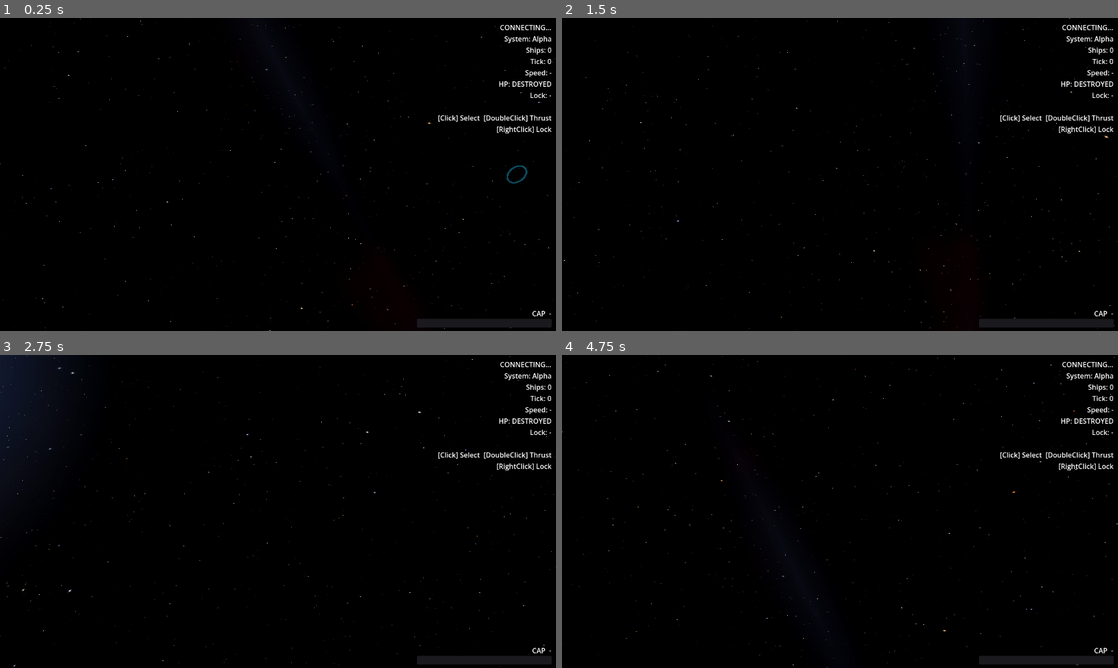
Above: before the commit, frames 1-4 (two rows, left to right).
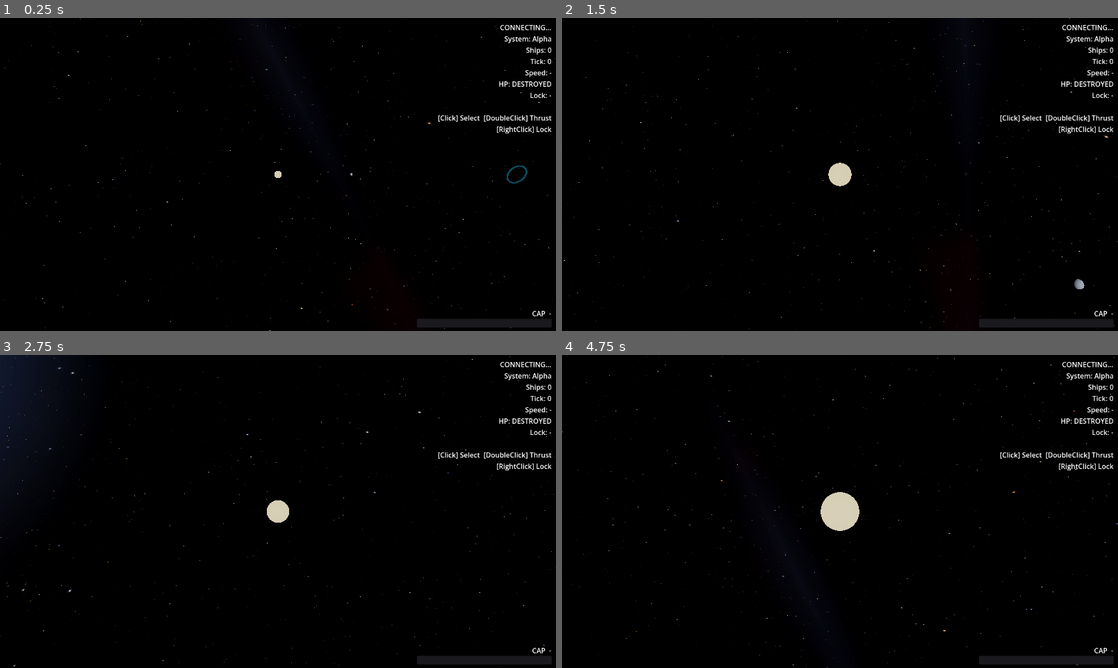
Above: after the commit, the same moments.

Repository: naoki-cpp/Dawn
Game: Godot game, scene res://scenes/main.tscn
Two runs of this game, one before a commit and one after it. Both use one fixed random seed, a clock stepped at 60 frames per second and the inputs below.
Inputs (mouse positions are in pixels of both pictures, inside the frame that each line leads up to):
- Up to frame 1 (0.25 s): no input
- Up to frame 2 (1.5 s): tap Enter at 0.5 s; move the mouse to (812, 237) at 0.52 s; hold W 0.53-1.25 s; tap J at 0.6 s; click (812, 237) at 0.67 s; drag from (1006, 221) to (812, 237) at 1.27 s
- Up to frame 3 (2.75 s): move the mouse to (111, 464) at 2.02 s; hold A from 2.03 s (still down); tap J at 2.1 s; click (111, 464) at 2.17 s
- Up to frame 4 (4.75 s): release A at 2.75 s; drag from (867, 511) to (673, 464) at 2.77 s; move the mouse to (756, 433) at 3.52 s; hold S 3.53-4.25 s; tap J at 3.6 s; click (756, 433) at 3.67 s; drag from (962, 495) to (756, 433) at 4.27 s

The runs differ from the first frame. In frame 1, less than 0.1% of the frame differs, in the area x 49-64%, y 48-52%; in frame 2, 0.3%; in frame 3, 0.2%; in frame 4, 0.7%, in the area x 46-54%, y 43-57%.

Commit message:
feat(client): celestial bodies, sun shader, and warp-to-body input (ADR-0025)
- Spawn star and planet markers for each body in the current star system.
- Render a star disc, inner corona, and outer glow in space_sky.gdshader
  driven by sun_direction / sun_active / sun_color shader params.
- Update sun_direction each frame from player ship position toward the
  local star so the sky responds to movement.
- Left-click to select a celestial body; W key warps to it using the new
  WarpTarget::Body wire format.
- connection.gd: add send_warp_to_body_command(); update send_warp_command
  to emit {"target":{"Gate":N}} instead of legacy {"gate_id":N}.
- Reset body selection and re-spawn body markers on star system change.

Co-Authored-By: Claude Sonnet 4.6 <noreply@anthropic.com>

Diff:
--- a/client/scenes/main.tscn
+++ b/client/scenes/main.tscn
@@ -29,6 +29,8 @@
 [node name="Ships" type="Node3D" parent="World"]
 
 [node name="Gates" type="Node3D" parent="World"]
+
+[node name="Bodies" type="Node3D" parent="World"]
 
 [node name="HUD" type="CanvasLayer" parent="."]
 
--- a/client/scripts/connection.gd
+++ b/client/scripts/connection.gd
@@ -158,14 +158,24 @@
 		"gate_id": p_gate_id,
 	}) + "\n")
 
-## [W キー] ワープ（短距離 Fold）。選択したゲートへ高速移動する（ADR-0022）。
+## [W key] Warp (short-range Fold) to a Jump Gate (ADR-0022/ADR-0025).
 func send_warp_command(p_ship_id: int, p_gate_id: int) -> void:
 	if not _welcomed:
 		return
 	_ws.send_text(JSON.stringify({
 		"type"   : "WarpCommand",
 		"ship_id": p_ship_id,
-		"gate_id": p_gate_id,
+		"target" : { "Gate": p_gate_id },
+	}) + "\n")
+
+## [W key] Warp (short-range Fold) to a celestial body (ADR-0025).
+func send_warp_to_body_command(p_ship_id: int, p_body_id: int) -> void:
+	if not _welcomed:
+		return
+	_ws.send_text(JSON.stringify({
+		"type"   : "WarpCommand",
+		"ship_id": p_ship_id,
+		"target" : { "Body": p_body_id },
 	}) + "\n")
 
 func is_connected_to_server() -> bool:
--- a/client/scripts/main.gd
+++ b/client/scripts/main.gd
@@ -15,6 +15,7 @@
 @onready var _connection  : Node        = $Connection
 @onready var _ships_root  : Node3D      = $World/Ships
 @onready var _gates_root  : Node3D      = $World/Gates
+@onready var _bodies_root : Node3D      = $World/Bodies
 @onready var _stats_label : Label       = $HUD/StatsLabel
 @onready var _cap_label   : Label       = $HUD/CapLabel
 @onready var _cap_bar     : ProgressBar = $HUD/CapBar
@@ -98,8 +99,29 @@
 ]
 const STAR_SYSTEM_NAMES := ["Alpha", "Beta", "Gamma"]
 
+## Celestial bodies per star system (ADR-0025). Mirrors star_map.rs.
+## spectral_type: 0=O(blue) … 0.6=G(yellow/Sun) … 1=M(red). Planets use 0.
+## Scale: 1 unit = 10,000 km  →  1 AU ≈ 15,000 units.
+## Forge: Earth orbit (1.0 AU), Haven: Mars orbit (1.52 AU), Bastion: Venus orbit (0.72 AU).
+const CELESTIAL_BODIES := {
+	"Alpha": [
+		{"body_id": 0, "kind": "Star",   "name": "Helios",  "position": Vector3(0.0,       0.0, 0.0),     "radius": 15_000.0, "spectral_type": 0.60},
+		{"body_id": 1, "kind": "Planet", "name": "Forge",   "position": Vector3(15_000.0,  0.0, 0.0),     "radius":  3_500.0, "spectral_type": 0.0},
+	],
+	"Beta": [
+		{"body_id": 2, "kind": "Star",   "name": "Aegis",   "position": Vector3(0.0,       0.0, 0.0),     "radius": 12_000.0, "spectral_type": 0.30},
+		{"body_id": 3, "kind": "Planet", "name": "Haven",   "position": Vector3(-21_600.0, 0.0, 7_200.0), "radius":  4_500.0, "spectral_type": 0.0},
+	],
+	"Gamma": [
+		{"body_id": 4, "kind": "Star",   "name": "Crimson", "position": Vector3(0.0,       0.0, 0.0),     "radius": 18_000.0, "spectral_type": 0.85},
+		{"body_id": 5, "kind": "Planet", "name": "Bastion", "position": Vector3(10_000.0,  0.0, -4_000.0),"radius":  3_000.0, "spectral_type": 0.0},
+	],
+}
+
 var _current_system_name : String = "Alpha"
 var _nearby_gate_id      : int    = -1  ## -1 = no gate in range
+var _selected_body_id    : int    = -1  ## -1 = no body selected
+var _sky_mat             : ShaderMaterial = null  ## reference kept for sun_direction updates
 var _jump_notice         : String = ""
 var _jump_notice_timer   : float  = 0.0
 ## Pre-computed warp arrival position in server coords.
@@ -127,9 +149,11 @@
 	_setup_cap_bar()
 	_update_hud()
 	_spawn_gate_markers()
+	_spawn_body_markers()
 
 func _process(delta: float) -> void:
 	_update_gate_proximity()
+	_update_sun_direction()
 	if _jump_notice_timer > 0.0:
 		_jump_notice_timer -= delta
 		if _jump_notice_timer <= 0.0:
@@ -176,6 +200,134 @@
 		label.no_depth_test    = true
 		label.modulate         = Color(0.2, 0.8, 1.0)
 		marker.add_child(label)
+
+## Spawn visual nodes for all celestial bodies in the current star system
+## (stars + planets, ADR-0025). Re-called on system change.
+func _spawn_body_markers() -> void:
+	if _bodies_root == null:
+		return
+	for child: Node in _bodies_root.get_children():
+		child.queue_free()
+	_selected_body_id = -1
+
+	var bodies: Array = CELESTIAL_BODIES.get(_current_system_name, []) as Array
+	for entry: Variant in bodies:
+		var b: Dictionary = entry as Dictionary
+		var b_id    : int     = b.get("body_id",      -1) as int
+		var kind    : String  = b.get("kind",          "") as String
+		var name_str: String  = b.get("name",          "") as String
+		var b_pos   : Vector3 = b.get("position", Vector3.ZERO) as Vector3
+		var radius  : float   = b.get("radius",       1.0) as float
+		var spec    : float   = b.get("spectral_type", 0.0) as float
+
+		## Convert server coords → Godot (note -Z inversion).
+		var godot_pos : Vector3 = Vector3(b_pos.x, b_pos.y, -b_pos.z) * WORLD_SCALE
+
+		var marker: Node3D = Node3D.new()
+		marker.position = godot_pos
+		marker.set_meta("body_id",   b_id)
+		marker.set_meta("body_kind", kind)
+		marker.set_meta("body_pos",  b_pos)  ## server coords, kept for sun direction
+		_bodies_root.add_child(marker)
+
+		## Visual sphere.
+		var mesh_inst: MeshInstance3D = MeshInstance3D.new()
+		var sphere: SphereMesh = SphereMesh.new()
+		if kind == "Star":
+			## Stars: bright emissive sphere, visual radius = 5% of logical radius.
+			sphere.radius = radius * WORLD_SCALE * 0.05
+			sphere.height = sphere.radius * 2.0
+			var star_col: Color = _spectral_color(spec)
+			var mat: StandardMaterial3D = StandardMaterial3D.new()
+			mat.albedo_color              = star_col
+			mat.emission_enabled          = true
+			mat.emission                  = star_col
+			mat.emission_energy_multiplier = 8.0
+			mat.shading_mode              = BaseMaterial3D.SHADING_MODE_UNSHADED
+			mesh_inst.material_override   = mat
+		else:
+			## Planets: solid matte sphere, visual radius = 8% of logical radius.
+			sphere.radius = radius * WORLD_SCALE * 0.08
+			sphere.height = sphere.radius * 2.0
+			var mat: StandardMaterial3D = StandardMaterial3D.new()
+			mat.albedo_color = Color(0.45, 0.50, 0.60)
+			mat.roughness    = 0.85
+			mat.metallic     = 0.1
+			mesh_inst.material_override = mat
+		mesh_inst.mesh = sphere
+		marker.add_child(mesh_inst)
+
+		## Name label.
+		var label: Label3D = Label3D.new()
+		label.text        = name_str
+		label.position    = Vector3(0.0, sphere.radius * 1.4, 0.0)
+		label.billboard   = BaseMaterial3D.BILLBOARD_ENABLED
+		label.no_depth_test = true
+		label.modulate    = Color(1.0, 0.9, 0.6) if kind == "Star" else Color(0.7, 0.8, 1.0)
+		marker.add_child(label)
+
+## Returns a linear-light RGB colour for a blackbody spectral type [0..1].
+## Mirrors spectral_color() in space_sky.gdshader.
+func _spectral_color(t: float) -> Color:
+	var r: float; var g: float; var b: float
+	if t < 0.10:
+		r = lerp(0.55, 0.65, t / 0.10);        g = lerp(0.65, 0.76, t / 0.10);        b = 1.00
+	elif t < 0.25:
+		r = lerp(0.65, 0.88, (t-0.10)/0.15);   g = lerp(0.76, 0.93, (t-0.10)/0.15);   b = 1.00
+	elif t < 0.40:
+		r = lerp(0.88, 1.00, (t-0.25)/0.15);   g = lerp(0.93, 0.99, (t-0.25)/0.15);   b = lerp(1.00, 0.94, (t-0.25)/0.15)
+	elif t < 0.55:
+		r = 1.00;                               g = lerp(0.99, 0.95, (t-0.40)/0.15);   b = lerp(0.94, 0.82, (t-0.40)/0.15)
+	elif t < 0.68:
+		r = 1.00;                               g = lerp(0.95, 0.85, (t-0.55)/0.13);   b = lerp(0.82, 0.58, (t-0.55)/0.13)
+	elif t < 0.83:
+		r = 1.00;                               g = lerp(0.85, 0.64, (t-0.68)/0.15);   b = lerp(0.58, 0.32, (t-0.68)/0.15)
+	else:
+		r = 1.00;                               g = lerp(0.64, 0.40, (t-0.83)/0.17);   b = lerp(0.32, 0.18, (t-0.83)/0.17)
+	return Color(r, g, b)
+
+## Update the sky shader's sun_direction each frame so the star appears in the
+## correct direction relative to the player ship (ADR-0025).
+func _update_sun_direction() -> void:
+	if _sky_mat == null or _player_ship_id < 0 or not _ships.has(_player_ship_id):
+		return
+	var bodies: Array = CELESTIAL_BODIES.get(_current_system_name, []) as Array
+	var star_pos: Vector3 = Vector3.ZERO
+	var found: bool = false
+	for entry: Variant in bodies:
+		var b: Dictionary = entry as Dictionary
+		if (b.get("kind", "") as String) == "Star":
+			star_pos = b.get("position", Vector3.ZERO) as Vector3
+			found    = true
+			break
+	if not found:
+		_sky_mat.set_shader_parameter("sun_active", 0.0)
+		return
+
+	## Player position in server units (undo WORLD_SCALE + Z inversion).
+	var ship_node   : Node3D = _ships[_player_ship_id] as Node3D
+	var ship_godot  : Vector3 = ship_node.global_position
+	var ship_server : Vector3 = Vector3(ship_godot.x, ship_godot.y, -ship_godot.z) / WORLD_SCALE
+
+	## Direction from ship toward star in server coords; map to Godot world space.
+	var diff : Vector3 = star_pos - ship_server
+	if diff.length_squared() < 1.0:
+		_sky_mat.set_shader_parameter("sun_active", 0.0)
+		return
+	## Apply same coord mapping (Z inversion) so shader direction matches world.
+	var godot_dir : Vector3 = Vector3(diff.x, diff.y, -diff.z).normalized()
+	_sky_mat.set_shader_parameter("sun_direction", godot_dir)
+	_sky_mat.set_shader_parameter("sun_active",    1.0)
+
+	## Sun colour from the star's spectral type.
+	var spec: float = 0.60
+	for entry: Variant in bodies:
+		var b: Dictionary = entry as Dictionary
+		if (b.get("kind", "") as String) == "Star":
+			spec = b.get("spectral_type", 0.60) as float
+			break
+	var sun_col: Color = _spectral_color(spec)
+	_sky_mat.set_shader_parameter("sun_color", Vector3(sun_col.r, sun_col.g, sun_col.b))
 
 ## Tracks whether the player ship is within activation range of a Jump Gate
 ## (ADR-0009). Distance is computed in server units (Godot units / WORLD_SCALE).
@@ -235,11 +387,16 @@
 			if _selected_target_id >= 0:
 				_connection.send_approach_command(_player_ship_id, _selected_target_id)
 				return
-		## W key -> WarpCommand (short-range Fold to selected gate, ADR-0022)
-		if key.keycode == KEY_W and _player_ship_id >= 0 and _selected_gate_id >= 0:
-			_connection.send_warp_command(_player_ship_id, _selected_gate_id)
-			_player_warp_snap_pos = _compute_warp_snap_pos(_selected_gate_id)
-			return
+		## W key -> WarpCommand (short-range Fold to selected gate or body, ADR-0022/ADR-0025)
+		if key.keycode == KEY_W and _player_ship_id >= 0:
+			if _selected_gate_id >= 0:
+				_connection.send_warp_command(_player_ship_id, _selected_gate_id)
+				_player_warp_snap_pos = _compute_warp_snap_pos(_selected_gate_id)
+				return
+			if _selected_body_id >= 0:
+				_connection.send_warp_to_body_command(_player_ship_id, _selected_body_id)
+				_player_warp_snap_pos = _compute_body_warp_snap_pos(_selected_body_id)
+				return
 		## Tab key -> toggle tactical overlay visibility
 		if key.keycode == KEY_TAB:
 			if _tactical_overlay != null:
@@ -262,6 +419,10 @@
 							var hit_gate: int = _pick_gate_at(mb.position)
 							if hit_gate >= 0:
 								_select_approach_gate(hit_gate)
+							else:
+								var hit_body: int = _pick_body_at(mb.position)
+								if hit_body >= 0:
+									_select_body(hit_body)
 				MOUSE_BUTTON_RIGHT:
 					## Right-click -> select lock-on target
 					_try_lock_on(mb.position)
@@ -347,6 +508,42 @@
 func _select_approach_gate(gate_id: int) -> void:
 	_selected_gate_id   = gate_id
 	_selected_target_id = -1
+	_selected_body_id   = -1
+	_update_hud()
+
+## Returns the body_id of the celestial body closest to the click ray, or -1.
+func _pick_body_at(screen_pos: Vector2) -> int:
+	if _player_ship_id < 0:
+		return -1
+	var from: Vector3 = _camera.project_ray_origin(screen_pos)
+	var dir : Vector3 = _camera.project_ray_normal(screen_pos)
+	var closest_id  : int   = -1
+	var closest_dist: float = 1e9
+	for marker: Node in _bodies_root.get_children():
+		if not marker.has_meta("body_id"):
+			continue
+		var p    : Vector3 = (marker as Node3D).global_position
+		var t    : float   = (p - from).dot(dir)
+		var dist : float   = p.distance_to(from + dir * t)
+		## Pick radius scales with logical body radius (bodies are large objects).
+		var b_radius: float = 0.0
+		var system_bodies: Array = CELESTIAL_BODIES.get(_current_system_name, []) as Array
+		for entry: Variant in system_bodies:
+			var b: Dictionary = entry as Dictionary
+			if (b.get("body_id", -1) as int) == (marker.get_meta("body_id") as int):
+				b_radius = (b.get("radius", 1.0) as float) * WORLD_SCALE * 0.15
+				break
+		var pick_radius: float = maxf(b_radius, 400.0)
+		if dist < pick_radius and t > 0.0 and dist < closest_dist:
+			closest_dist = dist
+			closest_id   = marker.get_meta("body_id") as int
+	return closest_id
+
+## Select a celestial body. Press W to warp to it.
+func _select_body(body_id: int) -> void:
+	_selected_body_id   = body_id
+	_selected_gate_id   = -1
+	_selected_target_id = -1
 	_update_hud()
 
 ## Server-unit distance from the player ship to the selected gate, or -1 if
@@ -469,7 +666,10 @@
 		_current_system_name = to_name
 		_jump_notice         = "Entered %s system" % to_name
 		_jump_notice_timer   = 3.0
+		_selected_gate_id    = -1
+		_selected_body_id    = -1
 		_spawn_gate_markers()
+		_spawn_body_markers()
 
 func _on_connection_changed(connected: bool) -> void:
 	if not connected:
@@ -727,6 +927,31 @@
 	dir = dir.normalized() if dir.length() > 0.001 else Vector3(-1.0, 0.0, 0.0)
 	return gate_pos + dir * activation_r * 0.75
 
+## Pre-compute the warp arrival position for a celestial body in server coords.
+## Arrival is at body.radius * 1.5 from centre (BODY_WARP_ARRIVAL_FACTOR, ADR-0025).
+func _compute_body_warp_snap_pos(body_id: int) -> Vector3:
+	if not _ships.has(_player_ship_id):
+		return Vector3.INF
+	var system_bodies: Array = CELESTIAL_BODIES.get(_current_system_name, []) as Array
+	var body_pos   : Vector3 = Vector3.ZERO
+	var body_radius: float   = 1.0
+	var found: bool          = false
+	for entry: Variant in system_bodies:
+		var b: Dictionary = entry as Dictionary
+		if (b.get("body_id", -1) as int) == body_id:
+			body_pos    = b.get("position", Vector3.ZERO) as Vector3
+			body_radius = b.get("radius", 1.0) as float
+			found = true
+			break
+	if not found:
+		return Vector3.INF
+	var ship_node: Node3D  = _ships[_player_ship_id] as Node3D
+	var gdot      : Vector3 = ship_node.global_position
+	var ship_server := Vector3(gdot.x / WORLD_SCALE, gdot.y / WORLD_SCALE, -gdot.z / WORLD_SCALE)
+	var dir: Vector3 = ship_server - body_pos
+	dir = dir.normalized() if dir.length() > 0.001 else Vector3(-1.0, 0.0, 0.0)
+	return body_pos + dir * body_radius * 1.5
+
 func _handle_ship_despawned(p: Dictionary) -> void:
 	var ship_id: int = p.get("ship_id", 0) as int
 	if not _ships.has(ship_id):
@@ -880,7 +1105,7 @@
 	if _jump_notice != "":
 		jump_line += "\n" + _jump_notice
 
-	## Approach / warp target selection (ADR-0015 / ADR-0022).
+	## Approach / warp target selection (ADR-0015 / ADR-0022 / ADR-0025).
 	var approach_line: String = ""
 	if _selected_gate_id >= 0:
 		approach_line = "\n[A] Approach Gate #%d" % _selected_gate_id
@@ -890,6 +1115,15 @@
 			approach_line += "  [W] Warp  [J] Warp+Jump"
 		elif gate_dist >= 0.0:
 			approach_line += "  [W] too close to warp"
+	elif _selected_body_id >= 0:
+		## Look up body name for HUD.
+		var body_name: String = "Body #%d" % _selected_body_id
+		for entry: Variant in (CELESTIAL_BODIES.get(_current_system_name, []) as Array):
+			var b: Dictionary = entry as Dictionary
+			if (b.get("body_id", -1) as int) == _selected_body_id:
+				body_name = b.get("name", body_name) as String
+				break
+		approach_line = "\n[W] Warp to %s" % body_name
 	elif _selected_target_id >= 0:
 		approach_line = "\n[A] Approach #%d" % _selected_target_id
 
@@ -949,6 +1183,7 @@
 	_player_lock_target = -1
 	_selected_target_id = -1
 	_selected_gate_id   = -1
+	_selected_body_id   = -1
 	_current_tick       = 0
 	_event_count        = 0
 
@@ -962,6 +1197,7 @@
 
 	var sky_mat := ShaderMaterial.new()
 	sky_mat.shader = shader
+	_sky_mat = sky_mat
 
 	## Tweak nebula / star appearance here without editing the shader.
 	sky_mat.set_shader_parameter("star_threshold",    0.960)
--- a/client/shaders/space_sky.gdshader
+++ b/client/shaders/space_sky.gdshader
@@ -25,6 +25,14 @@
 uniform float nebula_strength   : hint_range(0.0,  1.0)   = 0.50;
 uniform float milkyway_strength : hint_range(0.0,  1.0)   = 0.20;
 uniform vec3  ambient_color     : source_color             = vec3(0.002, 0.002, 0.006);
+
+// ── Local star (ADR-0025) ─────────────────────────────────────────────────────
+// sun_direction: normalised world-space direction from ship toward the star.
+// sun_active: 0=no star data yet, 1=render sun.
+// sun_color: spectral blackbody colour of the local star.
+uniform vec3  sun_direction : source_color = vec3(1.0, 0.0, 0.0);
+uniform float sun_active               = 0.0;
+uniform vec3  sun_color : source_color = vec3(1.00, 0.95, 0.80);
 
 // ── Hash / Noise ──────────────────────────────────────────────────────────────
 // Note: PI and TAU are Godot 4 built-in shader constants.
@@ -285,6 +293,27 @@
 		}
 	}
 
+	// ── Local star disc + corona (ADR-0025) ──────────────────────────────
+	if (sun_active > 0.5) {
+		vec3 sun_dir = normalize(sun_direction);
+		float cos_angle = dot(dir, sun_dir);
+
+		// Sharp disc: angular radius ~1.5° (cos(1.5°) ≈ 0.9997)
+		float disc_edge = 0.9997;
+		if (cos_angle > disc_edge) {
+			float t = (cos_angle - disc_edge) / (1.0 - disc_edge);
+			col += sun_color * 12.0 * t * t;
+		}
+
+		// Inner corona (bright halo ≈ 3°)
+		float corona_k = max(0.0, cos_angle - 0.97);
+		col += sun_color * 2.5 * corona_k * corona_k * 800.0;
+
+		// Outer glow (soft haze ≈ 15°)
+		float glow_k = max(0.0, cos_angle);
+		col += sun_color * pow(glow_k, 64.0) * 0.6;
+	}
+
 	col = max(col, vec3(0.0));
 	COLOR = col;
 }
